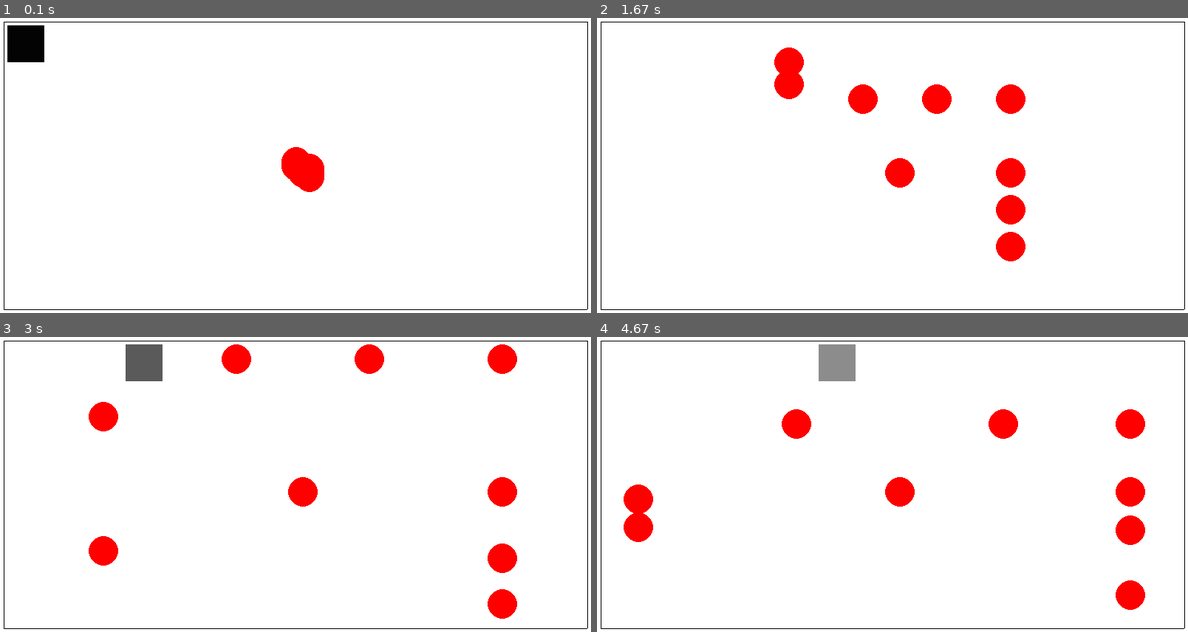
Above: before the commit, frames 1-4 (two rows, left to right).
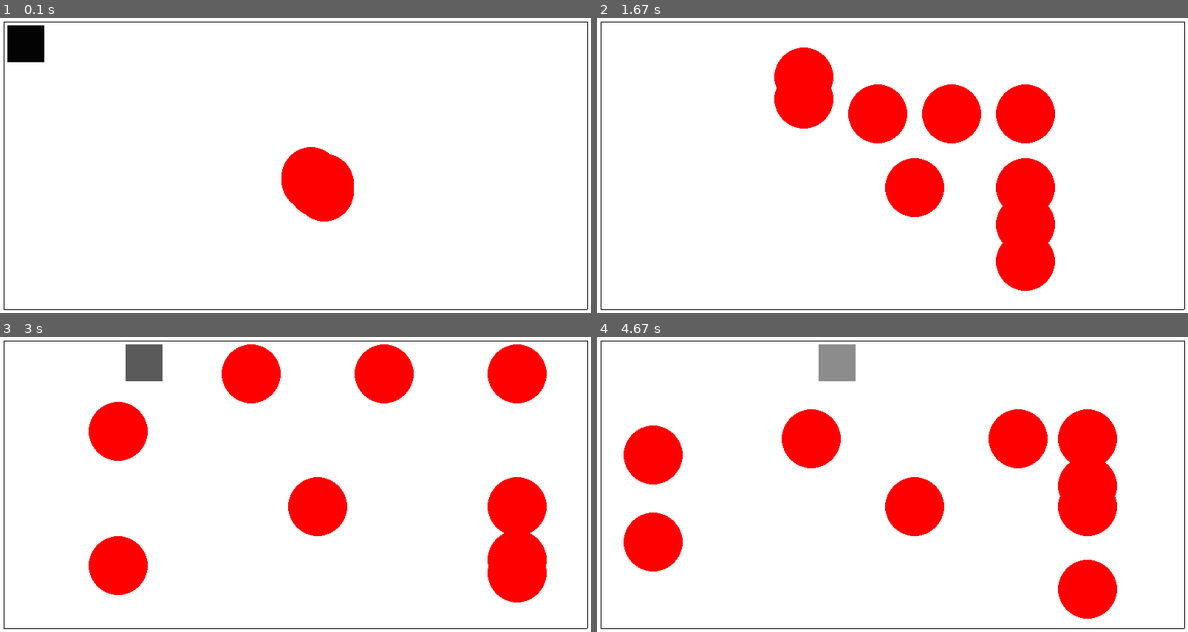
Above: after the commit, the same moments.

Repository: Lem-a-k/pygame2024
Game: pygame game, started from main.py
The game is run twice, just before and just after one commit, with the same random seed, the same clock (stepped at 60 frames per second) and the same inputs.
Inputs:
- Up to frame 1 (0.1 s): no input
- Up to frame 2 (1.67 s): hold Right 0.33-0.8 s; hold Up 0.83-1.13 s; hold Right 1.17-1.63 s
- Up to frame 3 (3 s): hold Down 2.23-2.53 s; hold Left 2.57-2.97 s
- Up to frame 4 (4.67 s): hold Up 3-3.37 s; hold Right 3.4-4.03 s; hold Down 4.07-4.43 s; hold Left from 4.47 s (still down)

The runs differ from the first frame. In frame 1, 1.7% of the frame differs, in the area x 47-60%, y 43-69%; in frame 2, 10%; in frame 3, 11%; in frame 4, 14%, in the area x 4-93%, y 24-96%.

Commit message:
radius 40

Diff:
--- a/main.py
+++ b/main.py
@@ -88,7 +88,7 @@
     Border(width - 5, 5, width - 5, height - 5, vertical_borders, all_sprites)
 
     for i in range(10):
-        Ball(20, width // 2 - 10, height // 2 - 10, balls, all_sprites)
+        Ball(40, width // 2 - 10, height // 2 - 10, balls, all_sprites)
 
     ms = MovingSquare(square, all_sprites)
     while running:
